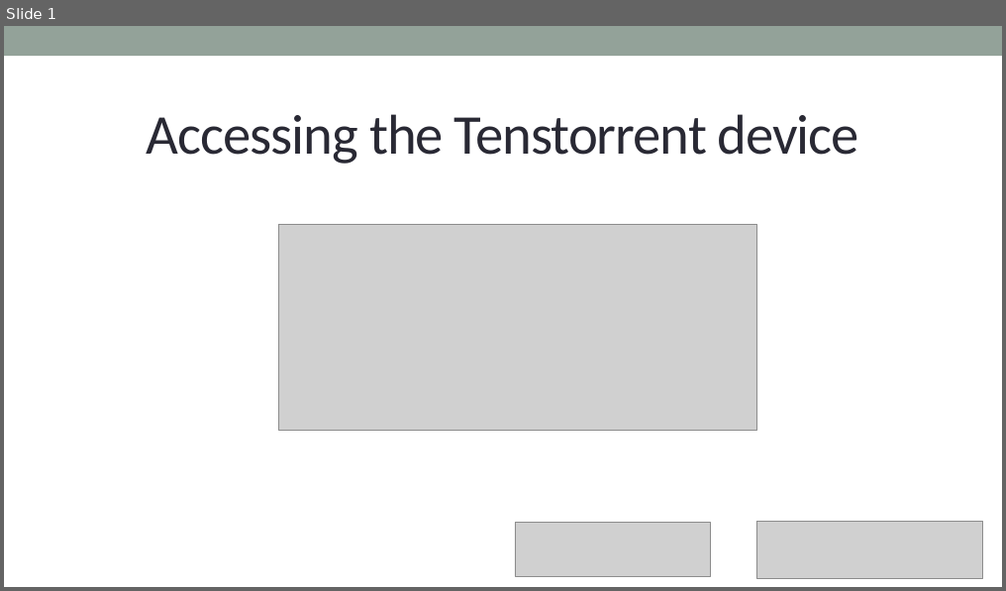
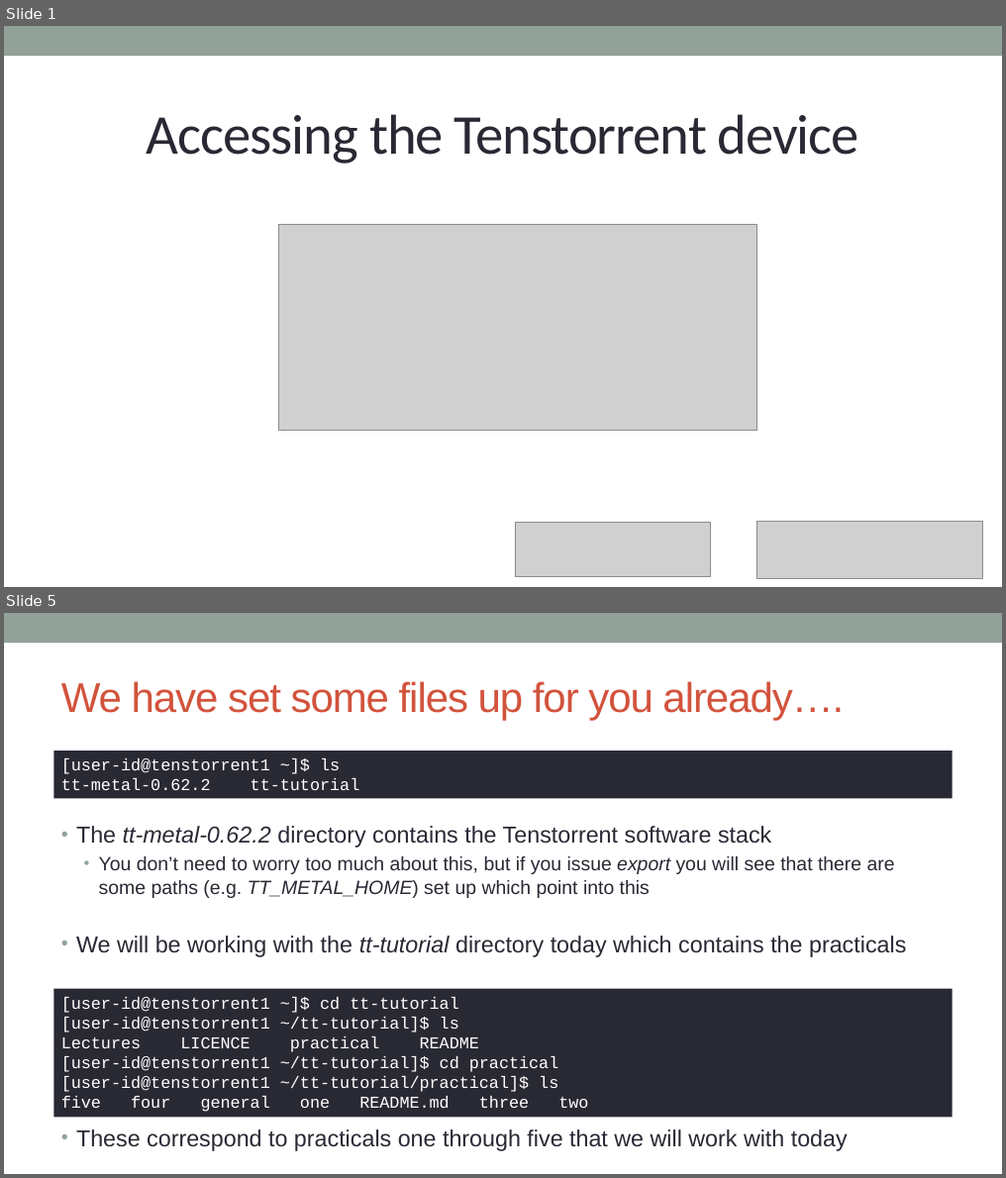
Before and after one commit to owainkenwayucl/tt-tutorial, a slide deck: lectures/src/Accessing Tenstorrent.pptx. Shown one above the other, each under a label of ours: slide 1 before the commit, slides 1 and 5 after it; the slides between them are not shown. The pictures are 1006x591 and 1006x1178 pixels, drawn with LibreOffice and Linux fonts; fonts in the diff are those of the drawing; grey boxes stand for pictures. Boxes give left, top, right and bottom in pixels: in the first picture for what was removed or moved away, otherwise in the second. Text is boxed around its words. In the diff, an @@ line names an element or a change of style, - is before the commit and + after.

```diff
--- a/lectures/src/Accessing Tenstorrent.pptx
+++ b/lectures/src/Accessing Tenstorrent.pptx
@@ slide 5 added at [4,613,1002,1174], background #FFFFFF; not listed: 1 template element that a slide beside it also shows @@
@@ title added at [61,681,844,720], 40 pt, text #D2533C @@
+We have set some files up for you already….
@@ rectangle added at [54,751,952,799], fill #292934, 16 pt, text #FFFFFF @@
+[user-id@tenstorrent1 ~]$ ls
+tt-metal-0.62.2 tt-tutorial
@@ text added at [76,826,906,1152], 22.2 pt, text #292934 @@
+• The tt-metal-0.62.2 directory contains the Tenstorrent software stack
+  • You don’t need to worry too much about this, but if you issue export you will see that there are some paths (e.g. TT_METAL_HOME) set up which point into this
+• We will be working with the tt-tutorial directory today which contains the practicals
+• These correspond to practicals one through five that we will work with today
@@ rectangle added at [54,989,952,1118], fill #292934, 16 pt, text #FFFFFF @@
+[user-id@tenstorrent1 ~]$ cd tt-tutorial
+[user-id@tenstorrent1 ~/tt-tutorial]$ ls
+Lectures LICENCE practical README
+[user-id@tenstorrent1 ~/tt-tutorial]$ cd practical
+[user-id@tenstorrent1 ~/tt-tutorial/practical]$ ls
+five four general one README.md three two
```
Also in this commit, not shown: 2 slides changed, 4 other slides added, 3 other files.
